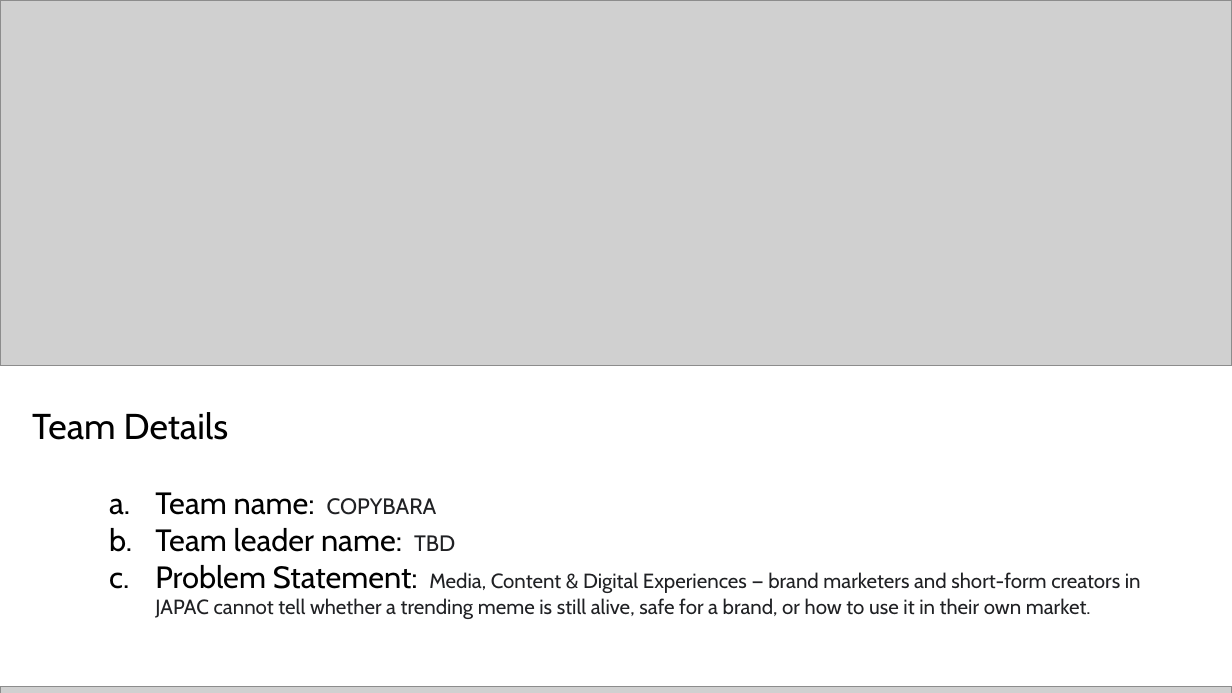
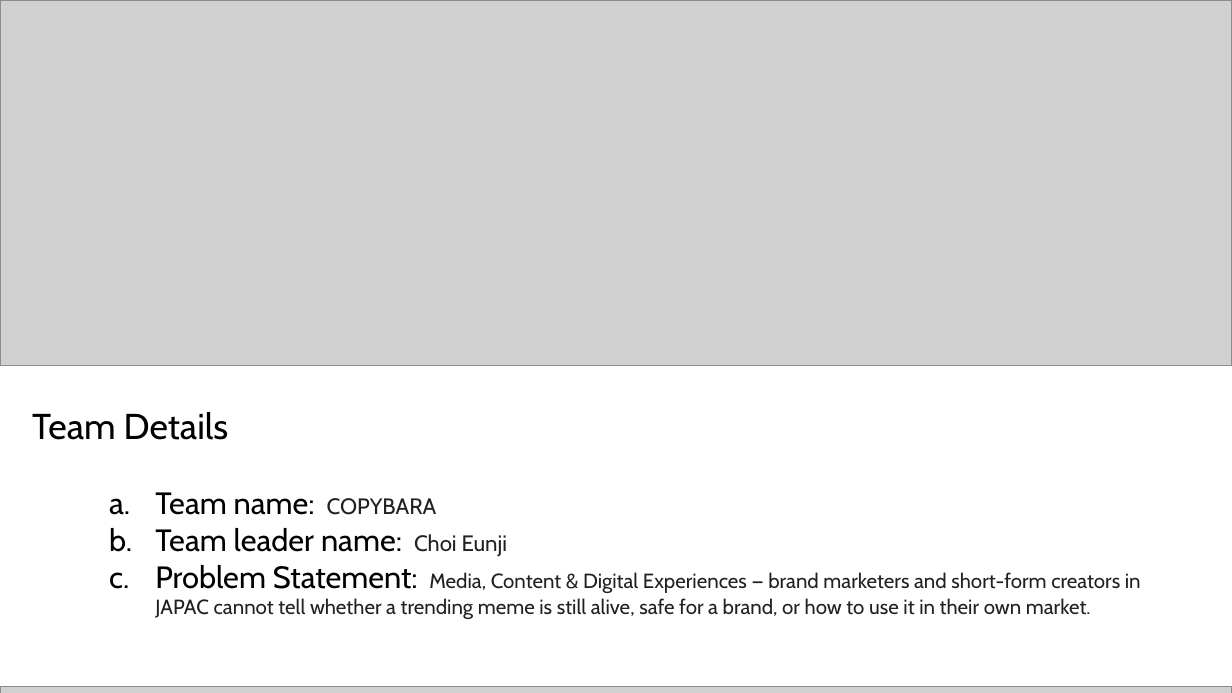
Before and after one commit to Sihyeon-Ji/trend-interpreter, a slide deck: slide 1 of docs/대회/제출/AI-Builder-Cup-제출-초안.pptx. Drawn at 1232x693 pixels with LibreOffice and Linux fonts; fonts in the diff are those of the drawing; grey boxes stand for pictures. Boxes give left, top, right and bottom in pixels: in the first picture for what was removed or moved away, otherwise in the second. Text is boxed around its words. In the diff, an @@ line names an element or a change of style, - is before the commit and + after.

Commit message:
docs: 발표 자료 흐름을 시나리오 v3에 맞추고 팀 리더 이름 채우기
- 2·4·5·10쪽: Create → 시장별 초안·규칙 검사 → 사람 승인 → 사전 근거·카피 검사 흐름으로 다시 씀
- 1쪽 팀 리더 Choi Eunji
- 데모 시나리오: 브리핑 첫 요청 수정이 10-10에 배포됐다는 것 반영

```diff
--- a/docs/대회/제출/AI-Builder-Cup-제출-초안.pptx
+++ b/docs/대회/제출/AI-Builder-Cup-제출-초안.pptx
@@ text at <box>155,528,507,557</box>: text changed @@
-  b. Team leader name: TBD
+  b. Team leader name: Choi Eunji
```
Also in this commit, not shown: 4 other slides changed, 2 other files.
